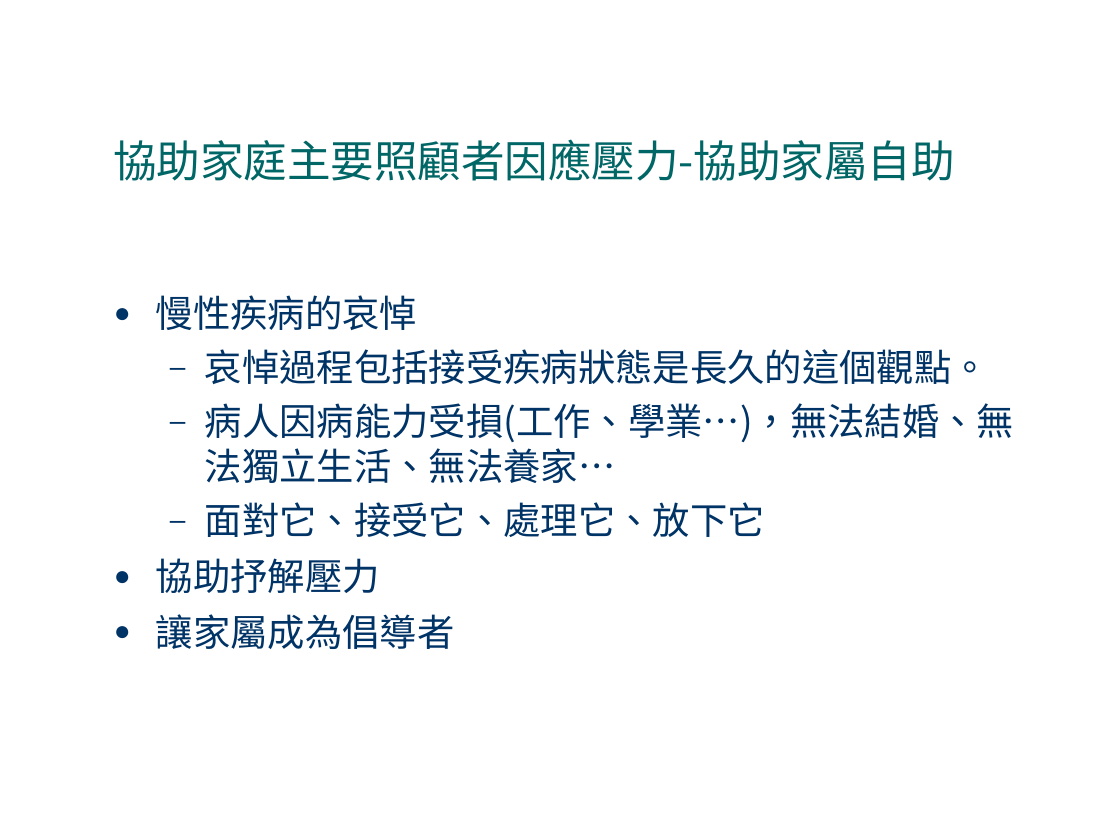
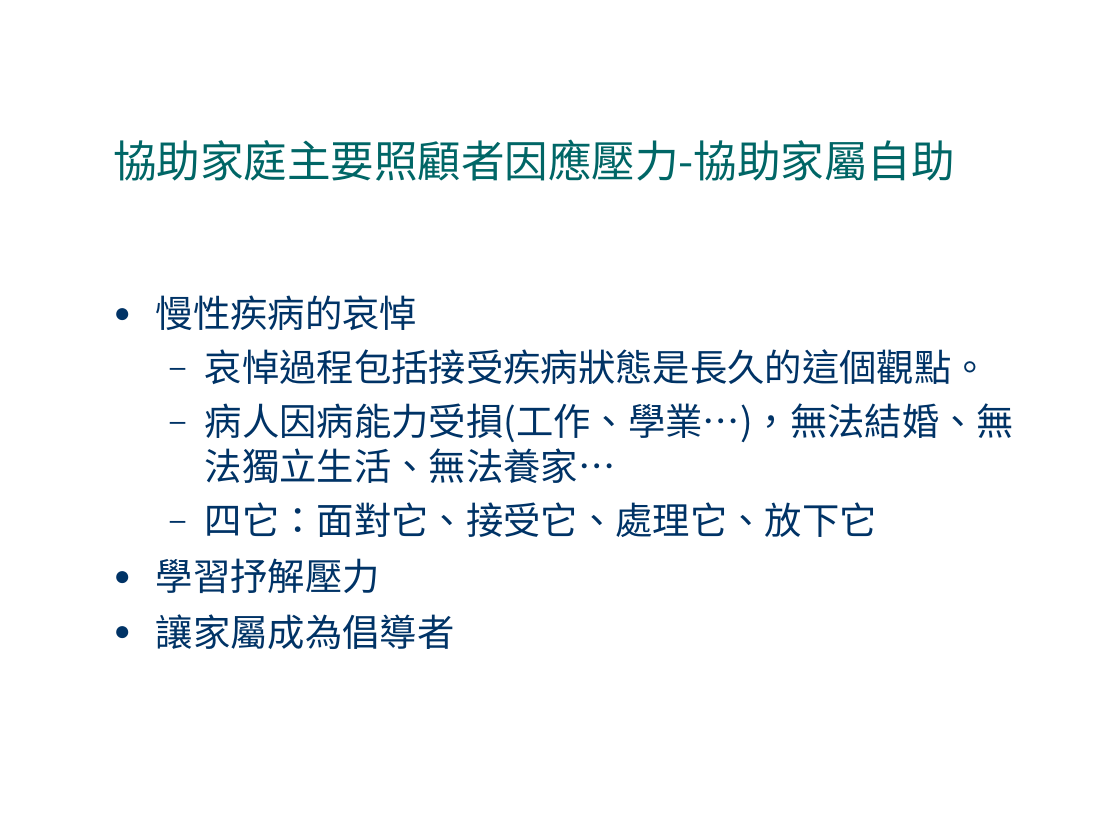
Before and after one commit to fhopecc/stxt, a slide deck: slide 23 of doc/tutorial/home_care.odp. Drawn at 1120x840 pixels with LibreOffice and Linux fonts; fonts in the diff are those of the drawing. Boxes give left, top, right and bottom in pixels: in the first picture for what was removed or moved away, otherwise in the second. Text is boxed around its words. In the diff, an @@ line names an element or a change of style, - is before the commit and + after.

```diff
--- a/doc/tutorial/home_care.odp
+++ b/doc/tutorial/home_care.odp
@@ text at [156,502,877,593]: text changed @@
-  – 面對它、接受它、處理它、放下它
-● 協助抒解壓力
+  – 四它：面對它、接受它、處理它、放下它
+● 學習抒解壓力
```
Also in this commit, not shown: 4 other slides changed.
